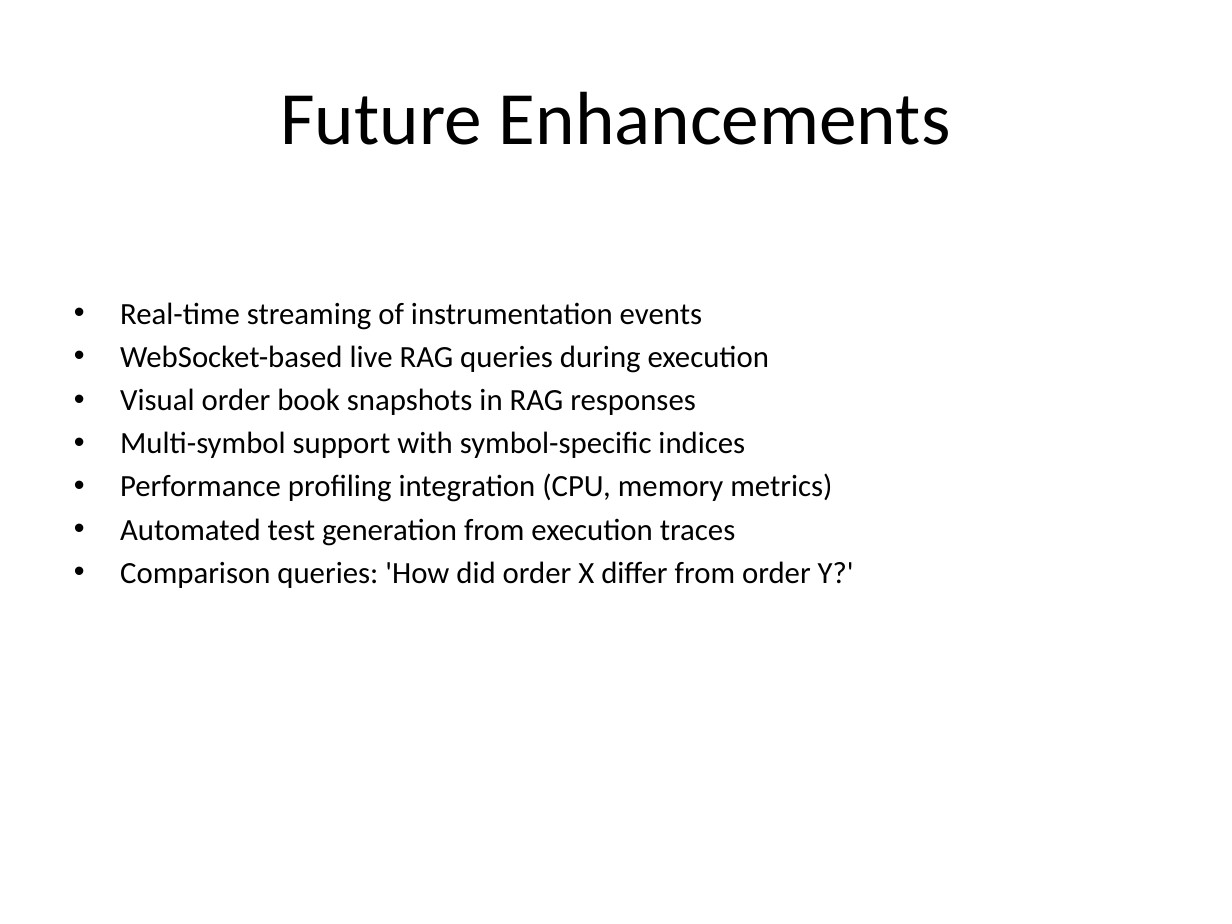
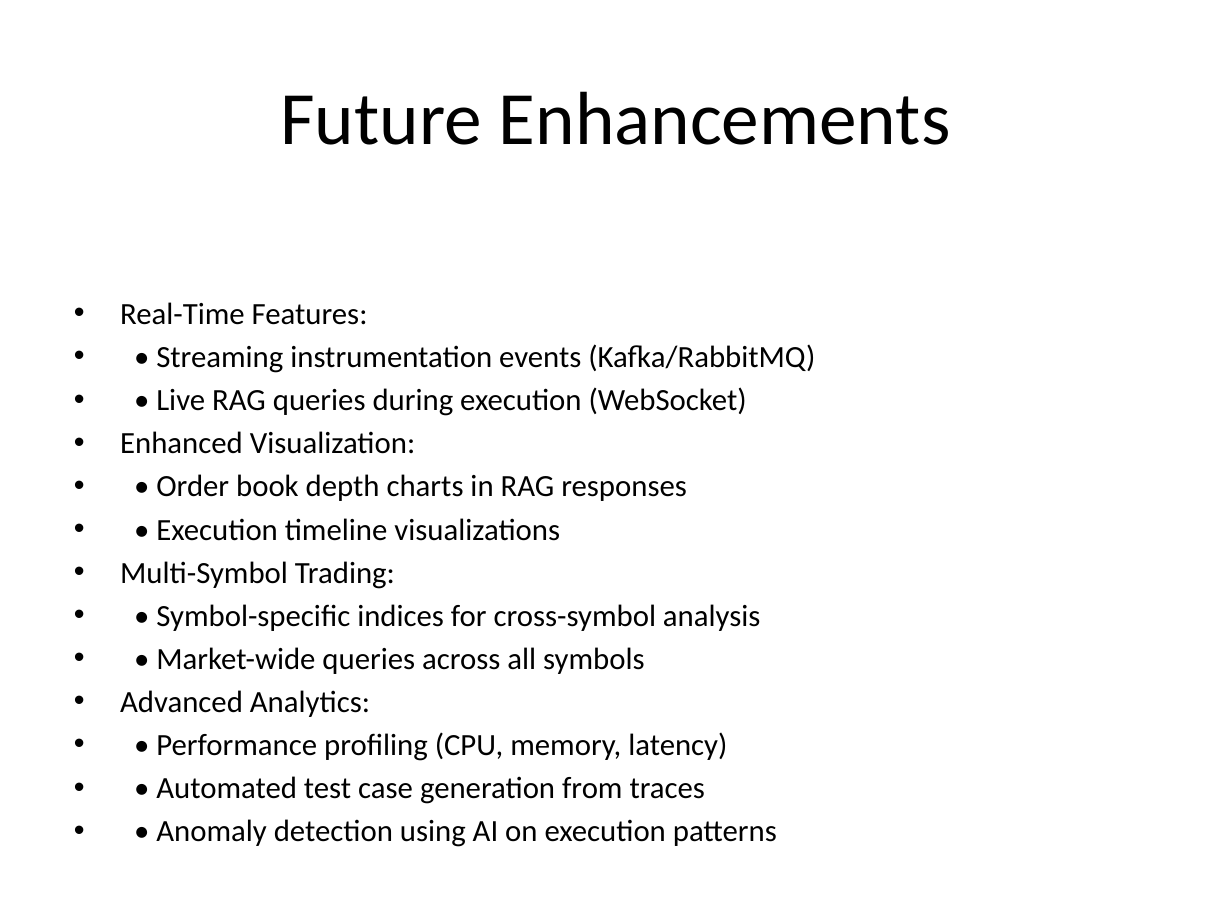
Before and after one commit to spopa01/matching-engine, a slide deck: slide 28 of MatchingEngine_Presentation.pptx (slide 20 before the commit). Drawn at 1232x924 pixels with LibreOffice and Linux fonts; fonts in the diff are those of the drawing. Boxes give left, top, right and bottom in pixels: in the first picture for what was removed or moved away, otherwise in the second. Text is boxed around its words. In the diff, an @@ line names an element or a change of style, - is before the commit and + after.

```diff
--- a/MatchingEngine_Presentation.pptx
+++ b/MatchingEngine_Presentation.pptx
@@ text at <box>120,302,815,842</box>: text changed @@
-• Real-time streaming of instrumentation events
-• WebSocket-based live RAG queries during execution
-• Visual order book snapshots in RAG responses
-• Multi-symbol support with symbol-specific indices
-• Performance profiling integration (CPU, memory metrics)
-• Automated test generation from execution traces
-• Comparison queries: 'How did order X differ from order Y?'
+• Real-Time Features:
+• • Streaming instrumentation events (Kafka/RabbitMQ)
+• • Live RAG queries during execution (WebSocket)
+• Enhanced Visualization:
+• • Order book depth charts in RAG responses
+• • Execution timeline visualizations
+• Multi-Symbol Trading:
+• • Symbol-specific indices for cross-symbol analysis
+• • Market-wide queries across all symbols
+• Advanced Analytics:
+• • Performance profiling (CPU, memory, latency)
+• • Automated test case generation from traces
+• • Anomaly detection using AI on execution patterns
```
Also in this commit, not shown: 9 other slides changed, 10 slides added, 2 slides removed, 1 other file.
